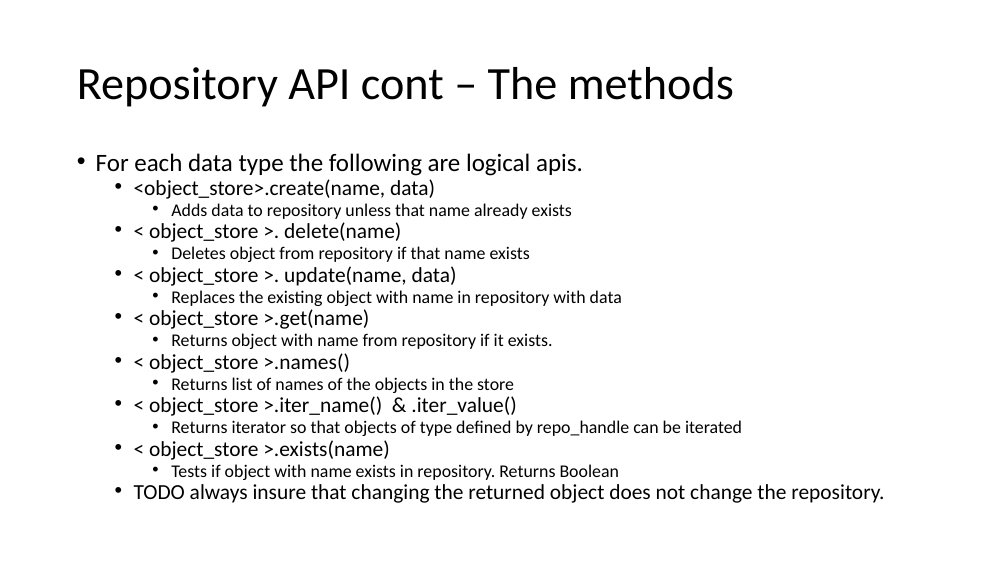
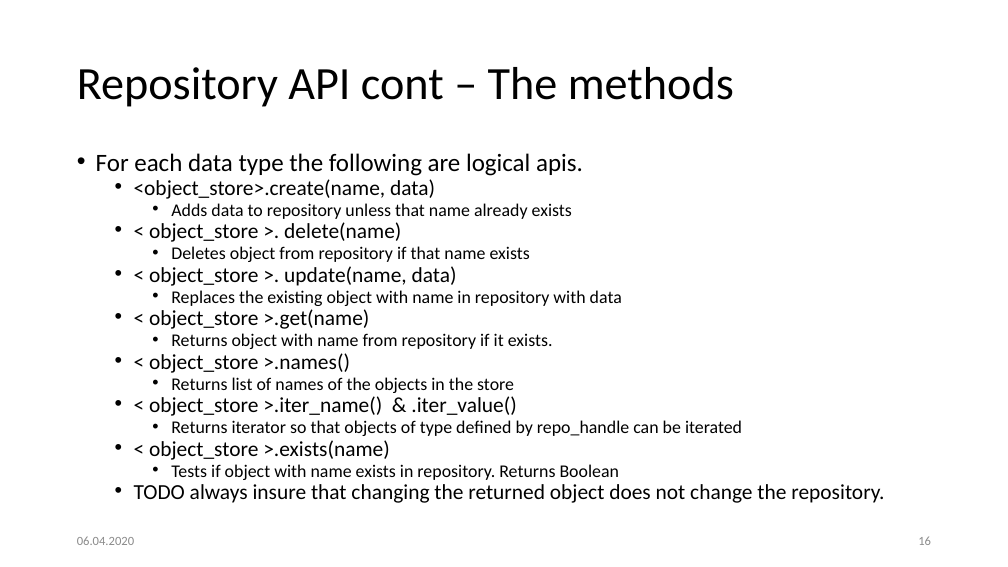
Before and after one commit to pywbem/pywbem, a slide deck: slide 16 of design/RepositoryStructure.pptx. Drawn at 1008x567 pixels with LibreOffice and Linux fonts; fonts in the diff are those of the drawing. Boxes give left, top, right and bottom in pixels: in the first picture for what was removed or moved away, otherwise in the second. Text is boxed around its words. In the diff, an @@ line names an element or a change of style, - is before the commit and + after.

```diff
--- a/design/RepositoryStructure.pptx
+++ b/design/RepositoryStructure.pptx
@@ text added at [77, 536, 134, 545], 12 pt, text #8C8C8C @@
+06.04.2020
@@ page number added at [918, 536, 931, 545], 12 pt, text #8C8C8C @@
+16
```
Also in this commit, not shown: 21 other slides changed.
